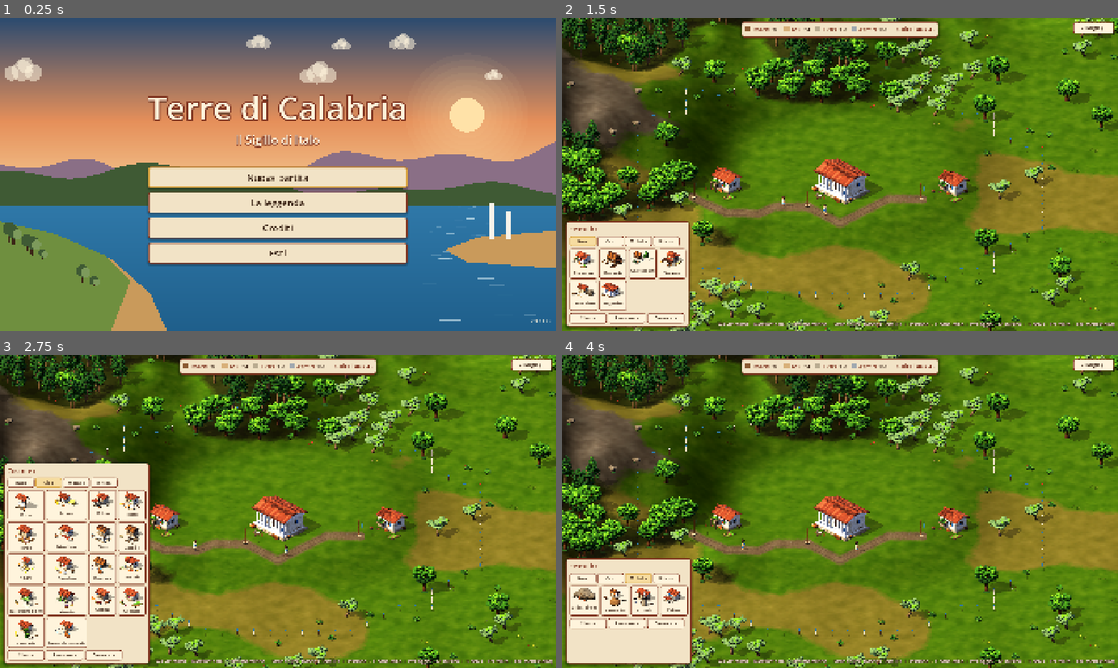
Above: before the commit, frames 1-4 (two rows, left to right).
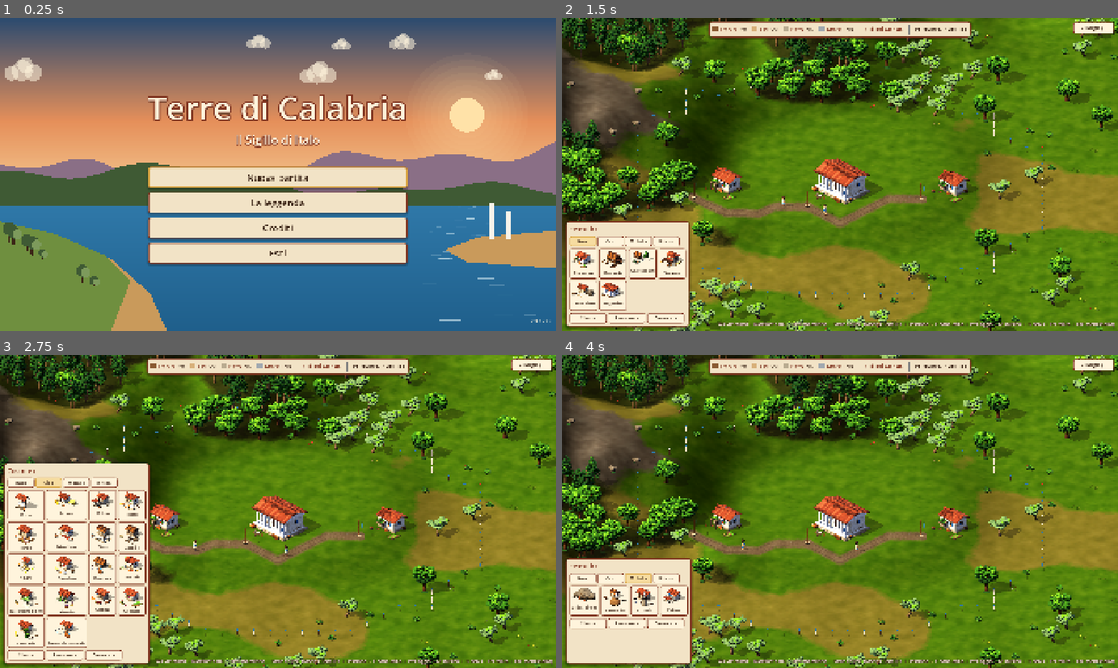
Above: after the commit, the same moments.

Repository: danylbd/terre-di-calabria
Game: Godot game, scene res://src/main/title_screen.tscn
Two runs of this game, one before a commit and one after it. Both use one fixed random seed, a clock stepped at 60 frames per second and the inputs below.
Inputs:
- Up to frame 1 (0.25 s): no input
- Up to frame 2 (1.5 s): click "Nuova partita" at 0.5 s; click "Base" at 1.25 s
- Up to frame 3 (2.75 s): click "Cibo" at 2 s
- Up to frame 4 (4 s): click "Base" at 2.75 s; click "Metallo" at 3.5 s

The runs differ from the first frame. In frame 1, less than 0.1% of the frame differs, in the area x 97-98%, y 96-97%; in frame 2, 1.0%, in the area x 26-74%, y 1-7%; in frame 3, 1.0%; in frame 4, 1.0%.

Commit message:
Step 10: stagioni
- Calendario: primavera, estate, autunno, inverno (5 minuti l'una)
- Crescita stagionale di campi, frutti, alberelli e olive; d'inverno non si
  semina e le api riposano
- Neve sul terreno (shader) e fiocchi, foglie d'autunno e d'inverno per
  castagni e querce, luce stagionale; cicale d'estate, vento d'inverno
- Stagione nella barra e nel pannello del villaggio; calendario salvato
- tools/test/test_stagioni.gd; versione 0.12.0

Co-Authored-By: Claude <noreply@anthropic.com>

Diff:
--- a/project.godot
+++ b/project.godot
@@ -6,7 +6,7 @@
 
 config/name="Terre di Calabria"
 config/description="Gioco di strategia ed economia ambientato in Calabria."
-config/version="0.11.0"
+config/version="0.12.0"
 run/main_scene="res://src/main/title_screen.tscn"
 config/features=PackedStringArray("4.7", "Mobile")
 config/icon="res://icon.svg"
--- a/src/core/salvataggio.gd
+++ b/src/core/salvataggio.gd
@@ -47,7 +47,7 @@
 	var rete: ReteStrade = p.rete
 	var ris: RisorseNaturali = p.risorse
 	var log: Logistica = p.logistica
-	var d := {"versione": VERSIONE, "seme": p.SEME, "tempo": log.tempo, "storia": log.storia,
+	var d := {"versione": VERSIONE, "seme": p.SEME, "tempo": log.tempo, "storia": log.storia, "calendario": p.stagioni.tempo,
 		"scorte": v.scorte, "coloni_liberi": v.coloni_liberi + v.in_cammino,
 		"camera": [p.camera.position.x, p.camera.position.y, p.camera.zoom.x]}
 	# natura
@@ -172,6 +172,8 @@
 	v.scorte = _interi(d["scorte"])
 	v.coloni_liberi = int(d["coloni_liberi"])
 	log.tempo = d["tempo"]
+	p.stagioni.tempo = float(d.get("calendario", 0.0))
+	p.stagioni.prepara(p.terreno, ris, p.stagioni.luce, p.stagioni.fiocchi)
 	log.storia = d["storia"]
 	for m in d["merci"]:
 		var dest: Edificio = vecchi.get(int(m[3]))
--- a/src/mappa/lavoratore.gd
+++ b/src/mappa/lavoratore.gd
@@ -186,6 +186,8 @@
 	if _bersaglio.x >= 0 and risorse.prenota_campo(_bersaglio):
 		return true
 	_semina = true
+	if risorse.stagioni and risorse.stagioni.inverno():
+		return false
 	if risorse.campi_vicini(da, RAGGIO_CAMPI + 1, _coltura) >= MAX_CAMPI:
 		return false
 	_bersaglio = risorse.posto_per_campo(da, RAGGIO_CAMPI, rete)
@@ -247,6 +249,8 @@
 func _lavora_dentro() -> void:
 	var info := CatalogoEdifici.dati(mestiere)
 	var ingressi: Dictionary = info.get("ingressi", {})
+	if mestiere == "apiario" and risorse.stagioni and risorse.stagioni.inverno():
+		return
 	if mestiere == "fabbro":
 		_attrezzo_scelto = logistica.attrezzo_da_fare()
 		if _attrezzo_scelto == "":
--- a/src/mappa/partita.gd
+++ b/src/mappa/partita.gd
@@ -13,6 +13,7 @@
 var villaggio: Villaggio
 var logistica: Logistica
 var risorse: RisorseNaturali
+var stagioni: Stagioni
 
 var menu: MenuCostruzione
 var pannello: PannelloEdificio
@@ -63,6 +64,9 @@
 	risorse = RisorseNaturali.new()
 	add_child(risorse)
 	risorse.prepara(dati, oggetti)
+	stagioni = Stagioni.new()
+	add_child(stagioni)
+	risorse.stagioni = stagioni
 	villaggio.risorse = risorse
 	villaggio.logistica = logistica
 	villaggio.territorio_cambiato.connect(segni.aggiorna)
@@ -82,6 +86,10 @@
 	camera.make_current()
 
 	_crea_interfaccia()
+	stagioni.prepara(terreno, risorse, _crea_luce(), _crea_fiocchi())
+	stagioni.cambiata.connect(func(s: int):
+		barra.aggiorna_stagione(stagioni.nome())
+		_mostra_avviso("Arriva %s" % ["la primavera", "l'estate", "l'autunno", "l'inverno"][s], false))
 	villaggio.scorte_cambiate.connect(func(): barra.aggiorna(villaggio.scorte))
 	villaggio.popolazione_cambiata.connect(func(): barra.aggiorna_coloni(villaggio.popolazione(), villaggio.capacita()))
 	villaggio.territorio_cambiato.connect(func(): barra.aggiorna_coloni(villaggio.popolazione(), villaggio.capacita()))
@@ -96,6 +104,7 @@
 			_mostra_avviso("Il salvataggio non si può leggere: nuova partita", true)
 	barra.aggiorna(villaggio.scorte)
 	barra.aggiorna_coloni(villaggio.popolazione(), villaggio.capacita())
+	barra.aggiorna_stagione(stagioni.nome())
 	Suono.scaletta(["lavoro", "mattino", "sera"] as Array[String])
 	Suono.ambiente("uccelli", -6.0)
 	Suono.ambiente("vento", -12.0)
@@ -454,8 +463,46 @@
 	Suono.ambiente("mare", lerpf(-40.0, -4.0, sqrt(f_mare)))
 	Suono.ambiente("vento", lerpf(-14.0, -5.0, f_roccia))
 	Suono.ambiente("uccelli", lerpf(-5.0, -16.0, maxf(f_mare, f_roccia)))
-	# le cicale cantano nei prati e nelle radure assolate, non sulla spiaggia né in montagna
-	Suono.ambiente("cicale", lerpf(-30.0, -9.0, clampf(prato / float(tot) * 1.5 - f_mare - f_roccia, 0.0, 1.0)))
+	# le cicale cantano d'estate nei prati assolati, non sulla spiaggia né in montagna; d'inverno tira più vento
+	var estate := 1.0 if stagioni.stagione() == Stagioni.ESTATE else (0.3 if stagioni.stagione() == Stagioni.PRIMAVERA else 0.0)
+	Suono.ambiente("cicale", lerpf(-40.0, -9.0, clampf(prato / float(tot) * 1.5 - f_mare - f_roccia, 0.0, 1.0) * estate))
+	if stagioni.inverno():
+		Suono.ambiente("vento", lerpf(-8.0, -3.0, f_roccia))
+		Suono.ambiente("uccelli", -22.0)
+
+
+# --------------------------------------------------------------- stagioni
+
+## Luce generale della mappa (le stagioni la scaldano o la raffreddano); non tocca l'interfaccia.
+func _crea_luce() -> CanvasModulate:
+	var l := CanvasModulate.new()
+	add_child(l)
+	return l
+
+
+## Fiocchi di neve sullo schermo, accesi d'inverno.
+func _crea_fiocchi() -> CPUParticles2D:
+	var strato := CanvasLayer.new()
+	strato.layer = 0
+	add_child(strato)
+	var f := CPUParticles2D.new()
+	f.emitting = false
+	f.amount = 500
+	f.lifetime = 9.0
+	f.preprocess = 9.0
+	f.emission_shape = CPUParticles2D.EMISSION_SHAPE_RECTANGLE
+	f.emission_rect_extents = Vector2(1100, 10)
+	f.position = Vector2(960, -20)
+	f.direction = Vector2(0.15, 1)
+	f.spread = 12.0
+	f.gravity = Vector2(0, 30)
+	f.initial_velocity_min = 60.0
+	f.initial_velocity_max = 120.0
+	f.scale_amount_min = 2.0
+	f.scale_amount_max = 4.5
+	f.color = Color(1, 1, 1, 0.85)
+	strato.add_child(f)
+	return f
 
 
 # --------------------------------------------------------------- interfaccia
@@ -497,6 +544,7 @@
 	pannello_villaggio.villaggio = villaggio
 	pannello_villaggio.logistica = logistica
 	pannello_villaggio.rete = rete
+	pannello_villaggio.stagioni = stagioni
 	strato.add_child(pannello_villaggio)
 	pannello_villaggio.set_anchors_and_offsets_preset(Control.PRESET_TOP_RIGHT, Control.PRESET_MODE_MINSIZE, 70)
 	pannello_villaggio.grow_horizontal = Control.GROW_DIRECTION_BEGIN
--- a/src/mappa/risorse_naturali.gd
+++ b/src/mappa/risorse_naturali.gd
@@ -22,6 +22,7 @@
 
 var dati: DatiMappa
 var oggetti: Node2D
+var stagioni: Stagioni
 var alberi := {}      # Vector2i -> Array[Dictionary] {sprite, specie, crescita (0..3, 3 = adulto), prenotato}
 var rocce := {}       # Vector2i -> {sprite, riserva, prenotata}
 var ulivi := {}       # Vector2i -> Array[Sprite2D]
@@ -393,7 +394,7 @@
 		for a in alberi[c]:
 			if a["crescita"] < 3.0:
 				var prima := int(a["crescita"])
-				a["crescita"] = minf(3.0, a["crescita"] + delta / TEMPO_CRESCITA)
+				a["crescita"] = minf(3.0, a["crescita"] + delta * _fattore("alberi") / TEMPO_CRESCITA)
 				var dopo := int(a["crescita"])
 				if dopo != prima:
 					var s: Sprite2D = a["sprite"]
@@ -404,11 +405,11 @@
 		var campo: Dictionary = campi[c]
 		if campo["crescita"] < 3.0:
 			var prima := int(campo["crescita"])
-			campo["crescita"] = minf(3.0, campo["crescita"] + delta / TEMPO_CAMPO)
+			campo["crescita"] = minf(3.0, campo["crescita"] + delta * _fattore(campo["coltura"]) / TEMPO_CAMPO)
 			if int(campo["crescita"]) != prima:
 				_imposta_fase(campo)
 	for c in _olive_attesa.keys():
-		_olive_attesa[c] -= delta
+		_olive_attesa[c] -= delta * _fattore("olive")
 		if _olive_attesa[c] <= 0.0:
 			_olive_attesa.erase(c)
 	for c in _ripopola_spada.keys():
@@ -441,3 +442,7 @@
 	var s: Sprite2D = campo["sprite"]
 	s.texture = Sprites.texture(nome)
 	s.offset = -Sprites.ancora(nome)
+
+
+func _fattore(coltura: String) -> float:
+	return stagioni.crescita(coltura) if stagioni else 1.0
--- /dev/null
+++ b/src/mappa/stagioni.gd
@@ -0,0 +1,95 @@
+class_name Stagioni
+extends Node
+## Il calendario: quattro stagioni che si susseguono. Decidono quanto crescono campi e frutti,
+## quando si semina, e cambiano l'aspetto della mappa (neve, foglie d'autunno, luce) con dolcezza.
+
+signal cambiata(stagione: int)
+
+enum { PRIMAVERA, ESTATE, AUTUNNO, INVERNO }
+const NOMI := ["Primavera", "Estate", "Autunno", "Inverno"]
+const DURATA := 300.0                # secondi di gioco per ogni stagione
+const PASSAGGIO := 25.0              # secondi in cui i colori sfumano da una stagione all'altra
+
+## quanto crescono le colture in ogni stagione (primavera, estate, autunno, inverno)
+const CRESCITA := {
+	"grano": [1.3, 1.0, 0.6, 0.0], "orto": [1.3, 1.0, 0.6, 0.0],
+	"vite": [0.8, 1.2, 1.0, 0.0], "agrumi": [0.8, 1.2, 1.0, 0.0],
+	"alberi": [1.2, 1.0, 0.7, 0.3], "olive": [0.5, 0.5, 2.0, 1.0],
+}
+## aspetto: neve sul terreno, foglie di castagni e querce, luce generale
+const NEVE := [0.0, 0.0, 0.0, 1.0]
+const FOGLIE := [Color(1, 1, 1), Color(1.05, 1.02, 0.92), Color(1.25, 0.82, 0.5), Color(0.72, 0.62, 0.55)]
+const LUCE := [Color(1, 1, 1), Color(1.05, 1.0, 0.92), Color(1.04, 0.96, 0.88), Color(0.9, 0.94, 1.04)]
+const SPECIE_DECIDUE := ["castagno", "quercia"]
+
+var tempo := 0.0                     # secondi dall'inizio della partita
+var terreno: Terreno
+var risorse: RisorseNaturali
+var luce: CanvasModulate
+var fiocchi: CPUParticles2D
+var _stagione := PRIMAVERA
+var _ritocco := 0.0
+
+
+func prepara(t: Terreno, r: RisorseNaturali, l: CanvasModulate, f: CPUParticles2D) -> void:
+	terreno = t
+	risorse = r
+	luce = l
+	fiocchi = f
+	_stagione = stagione()
+	_applica_aspetto(true)
+
+
+func stagione() -> int:
+	return int(tempo / DURATA) % 4
+
+
+func anno() -> int:
+	return int(tempo / (DURATA * 4)) + 1
+
+
+func nome() -> String:
+	return "%s · anno %d" % [NOMI[stagione()], anno()]
+
+
+func inverno() -> bool:
+	return stagione() == INVERNO
+
+
+## Moltiplicatore della crescita di una coltura (grano, orto, vite, agrumi, alberi, olive).
+func crescita(coltura: String) -> float:
+	return CRESCITA.get(coltura, [1.0, 1.0, 1.0, 1.0])[stagione()]
+
+
+func _process(delta: float) -> void:
+	tempo += delta
+	var s := stagione()
+	if s != _stagione:
+		_stagione = s
+		cambiata.emit(s)
+	_ritocco -= delta
+	if _ritocco <= 0.0:
+		_ritocco = 0.5
+		_applica_aspetto(false)
+
+
+## Mescola l'aspetto della stagione precedente con quella attuale durante il passaggio.
+func _applica_aspetto(subito: bool) -> void:
+	var s := stagione()
+	var prima := (s + 3) % 4
+	var f := 1.0 if subito else clampf(fmod(tempo, DURATA) / PASSAGGIO, 0.0, 1.0)
+	if tempo < DURATA:
+		f = 1.0
+	var neve := lerpf(NEVE[prima], NEVE[s], f)
+	if terreno and terreno.material:
+		(terreno.material as ShaderMaterial).set_shader_parameter("neve", neve)
+	if luce:
+		luce.color = (LUCE[prima] as Color).lerp(LUCE[s], f)
+	if fiocchi:
+		fiocchi.emitting = neve > 0.3
+	if risorse:
+		var colore: Color = (FOGLIE[prima] as Color).lerp(FOGLIE[s], f)
+		for c in risorse.alberi:
+			for a in risorse.alberi[c]:
+				if a["specie"] in SPECIE_DECIDUE and a["crescita"] >= 3.0:
+					(a["sprite"] as CanvasItem).self_modulate = colore
--- a/src/mappa/terreno.gdshader
+++ b/src/mappa/terreno.gdshader
@@ -21,6 +21,7 @@
 uniform float tempo_fisso = -1.0;   // per le foto di prova; -1 = usa TIME
 uniform float saturazione = 1.18;
 uniform float contrasto = 1.08;
+uniform float neve = 0.0;          // 0..1: d'inverno la neve copre la terra (non il mare)
 
 varying vec2 coord;
 varying float luce;
@@ -61,6 +62,14 @@
 	col += wb.z * texture(t_terra, tc).rgb;
 	col += wb.w * texture(t_secco, tc).rgb;
 
+	// neve d'inverno: copre prima i pendii alti e lascia scoperte chiazze irregolari
+	if (neve > 0.001) {
+		float chiazze = texture(rumore, coord * 0.05 + vec2(0.13, 0.71)).r;
+		float copre = clamp(neve * 1.6 - chiazze * 0.9 - wa.z * 0.6, 0.0, 1.0);
+		vec3 bianco = texture(t_neve, tc).rgb * vec3(0.97, 0.99, 1.04);
+		col = mix(col, bianco * (1.0 - wb.y), copre * (1.0 - wb.y));
+	}
+
 	// mare: due strati che scorrono, riflessi e schiuma a riva
 	vec3 mare = texture(t_acqua, tc * 0.6 + vec2(t * 0.006, t * 0.004)).rgb * 0.55
 	          + texture(t_acqua, tc * 1.1 - vec2(t * 0.009, -t * 0.003)).rgb * 0.45;
--- a/src/ui/barra_risorse.gd
+++ b/src/ui/barra_risorse.gd
@@ -13,6 +13,7 @@
 var _etichette := {}
 var _scatole := {}
 var _coloni: Label
+var _stagione: Label
 
 
 func _ready() -> void:
@@ -48,6 +49,11 @@
 	_coloni.mouse_filter = Control.MOUSE_FILTER_STOP
 	riga.add_child(VSeparator.new())
 	riga.add_child(_coloni)
+	_stagione = Label.new()
+	_stagione.add_theme_font_size_override("font_size", 20)
+	_stagione.add_theme_color_override("font_color", Palette.INCHIOSTRO)
+	riga.add_child(VSeparator.new())
+	riga.add_child(_stagione)
 
 
 func aggiorna(scorte: Dictionary) -> void:
@@ -70,6 +76,11 @@
 		_ricentra.call_deferred()
 
 
+func aggiorna_stagione(testo: String) -> void:
+	_stagione.text = testo
+	_ricentra.call_deferred()
+
+
 func aggiorna_coloni(popolazione: int, capacita: int) -> void:
 	_coloni.text = "Coloni %d / %d" % [popolazione, capacita]
 	_ricentra.call_deferred()
--- a/src/ui/pannello_villaggio.gd
+++ b/src/ui/pannello_villaggio.gd
@@ -14,6 +14,7 @@
 var villaggio: Villaggio
 var logistica: Logistica
 var rete: ReteStrade
+var stagioni: Stagioni
 var _testo: RichTextLabel
 var _aggiorna := 0.0
 
@@ -65,6 +66,8 @@
 func _riempi() -> void:
 	var v := villaggio
 	var righe := []
+	if stagioni:
+		righe.append("[b]%s[/b]%s" % [stagioni.nome(), "  —  d'inverno i campi non crescono e non si semina" if stagioni.inverno() else ""])
 	var case := v.edifici.values().filter(func(e): return e.tipo == "casa_greca" and e.finito).size()
 	righe.append("[b]Popolazione: %d[/b] su %d posti  (%d abitazioni)" % [v.popolazione(), v.capacita(), case])
 	righe.append("Coloni liberi %d  ·  portatori %d  ·  lavoratori %d%s" % [v.coloni_liberi, rete.portatori(), v.lavoratori(),
--- /dev/null
+++ b/tools/test/test_stagioni.gd
@@ -0,0 +1,181 @@
+extends SceneTree
+## Test automatico dello step 10 (stagioni): calendario, campi fermi d'inverno e niente semina,
+## neve e fiocchi, foglie d'autunno, il calendario nel salvataggio.
+## Uso: godot --headless --path . --script tools/test/test_stagioni.gd
+## (FOTO=file.png senza --headless: screenshot d'inverno e d'autunno)
+
+const VELOCITA := 8.0
+const FILE := "user://test_stagioni.json"
+
+var p: Node2D
+var errori := 0
+
+
+func _initialize() -> void:
+	p = load("res://src/mappa/partita.tscn").instantiate()
+	root.add_child(p)
+	_prova.call_deferred()
+
+
+func _prova() -> void:
+	await process_frame
+	var v: Villaggio = p.villaggio
+	var ris: RisorseNaturali = p.risorse
+	var st: Stagioni = p.stagioni
+	var d: DatiMappa = p.dati
+	var mag: Edificio = null
+	for e in v.edifici.values():
+		if e.tipo == "magazzino":
+			mag = e
+	_controlla(st.stagione() == Stagioni.PRIMAVERA and st.anno() == 1, "si parte in primavera, anno 1 (%s)" % st.nome())
+	_controlla(p.barra._stagione.text == st.nome(), "la barra mostra la stagione")
+
+	# inverno: la fattoria non semina, i campi non crescono, nevica
+	st.tempo = Stagioni.DURATA * 3 + 30.0
+	await create_timer(1.0).timeout
+	_controlla(st.inverno(), "salto all'inverno (%s)" % st.nome())
+	var neve: float = (p.terreno.material as ShaderMaterial).get_shader_parameter("neve")
+	_controlla(neve > 0.9, "la neve copre il terreno (%.2f)" % neve)
+	_controlla(st.fiocchi.emitting, "cadono i fiocchi")
+	var c_prova := Vector2i(-1, -1)
+	for y in range(mag.casella.y + 5, mag.casella.y + 9):
+		for x in range(mag.casella.x - 4, mag.casella.x + 4):
+			if c_prova.x < 0 and d.occupante(x, y) == 0 and d.tipo(x, y) == DatiMappa.Terreno.PRATO and not p.rete.strada.has(Vector2i(x, y)):
+				c_prova = Vector2i(x, y)
+	ris.semina(c_prova, "grano")
+	var fatt := _piazza("fattoria", func(f): return _prato_libero(f, 4) - Vector2(f - mag.bandiera).length() * 0.3)
+	Engine.time_scale = VELOCITA
+	await create_timer(150.0).timeout
+	Engine.time_scale = 1.0
+	_controlla(st.inverno(), "ancora inverno")
+	_controlla(ris.campi[c_prova]["crescita"] == 0.0, "d'inverno il grano non cresce")
+	_controlla(fatt.finito and fatt.lavoratore != null, "la fattoria è finita e ha il contadino")
+	_controlla(ris.campi_vicini(fatt.bandiera, 5, "grano") <= 1, "d'inverno il contadino non semina")
+	var foto := OS.get_environment("FOTO")
+	if foto != "":
+		p.camera.position = d.a_schermo(mag.centro().x, mag.centro().y)
+		for k in 20:
+			await process_frame
+		root.get_viewport().get_texture().get_image().save_png(foto.get_basename() + "_inverno.png")
+
+	# primavera dell'anno 2: si semina e si cresce, la neve se ne va
+	Engine.time_scale = VELOCITA
+	await create_timer(140.0).timeout
+	_controlla(st.stagione() == Stagioni.PRIMAVERA and st.anno() == 2, "torna la primavera, anno 2 (%s)" % st.nome())
+	await create_timer(60.0).timeout
+	Engine.time_scale = 1.0
+	_controlla(ris.campi[c_prova]["crescita"] > 0.5, "in primavera il grano cresce (%.2f)" % ris.campi[c_prova]["crescita"])
+	_controlla(ris.campi_vicini(fatt.bandiera, 5, "grano") > 1, "in primavera il contadino semina")
+	neve = (p.terreno.material as ShaderMaterial).get_shader_parameter("neve")
+	_controlla(neve < 0.1 and not st.fiocchi.emitting, "la neve si è sciolta")
+
+	# autunno: castagni e querce cambiano colore
+	st.tempo = Stagioni.DURATA * 6 + 60.0
+	await create_timer(1.0).timeout
+	var arancio := false
+	for c in ris.alberi:
+		for a in ris.alberi[c]:
+			if a["specie"] == "castagno" and a["crescita"] >= 3.0 and (a["sprite"] as CanvasItem).self_modulate.b < 0.7:
+				arancio = true
+	_controlla(arancio, "d'autunno i castagni ingialliscono")
+	if foto != "":
+		for k in 20:
+			await process_frame
+		root.get_viewport().get_texture().get_image().save_png(foto.get_basename() + "_autunno.png")
+		print("Screenshot salvati")
+
+	# il calendario si salva
+	var t := st.tempo
+	Salvataggio.salva(p, FILE)
+	p.queue_free()
+	await process_frame
+	Salvataggio.da_caricare = FILE
+	p = load("res://src/mappa/partita.tscn").instantiate()
+	root.add_child(p)
+	await process_frame
+	await process_frame
+	_controlla(absf(p.stagioni.tempo - t) < 1.0 and p.stagioni.stagione() == Stagioni.AUTUNNO, "il calendario sopravvive al salvataggio (%s)" % p.stagioni.nome())
+	DirAccess.remove_absolute(ProjectSettings.globalize_path(FILE))
+	_fine()
+
+
+func _fine() -> void:
+	print("RISULTATO: %s (%d errori)" % ["OK" if errori == 0 else "FALLITO", errori])
+	Engine.time_scale = 1.0
+	quit(1 if errori > 0 else 0)
+
+
+func _controlla(ok: bool, cosa: String) -> void:
+	print(("  ok  " if ok else "  NO  ") + cosa)
+	if not ok:
+		errori += 1
+
+
+## Caselle libere di prato vicino alla bandierina (spazio per i campi).
+func _prato_libero(f: Vector2i, raggio: int) -> float:
+	var d: DatiMappa = p.dati
+	var n := 0
+	for y in range(f.y - raggio, f.y + raggio + 1):
+		for x in range(f.x - raggio, f.x + raggio + 1):
+			if d.dentro(x, y) and d.nel_territorio(x, y) and d.occupante(x, y) == 0 \
+					and d.tipo(x, y) in [DatiMappa.Terreno.PRATO, DatiMappa.Terreno.SECCO, DatiMappa.Terreno.TERRA]:
+				n += 1
+	return n
+
+
+func _distanza_acqua(f: Vector2i) -> float:
+	var d: DatiMappa = p.dati
+	var migliore := 99.0
+	for y in range(f.y - 20, f.y + 21):
+		for x in range(f.x - 20, f.x + 21):
+			if d.dentro(x, y) and d.tipo(x, y) == DatiMappa.Terreno.ACQUA:
+				migliore = minf(migliore, Vector2(Vector2i(x, y) - f).length())
+	return migliore
+
+
+func _conta_acqua(f: Vector2i, raggio: int) -> float:
+	var d: DatiMappa = p.dati
+	var n := 0
+	for y in range(f.y - raggio, f.y + raggio + 1):
+		for x in range(f.x - raggio, f.x + raggio + 1):
+			if d.dentro(x, y) and d.tipo(x, y) == DatiMappa.Terreno.ACQUA:
+				n += 1
+	return mini(n, 12)
+
+
+## Cerca la casella migliore (secondo "punteggio" della sua bandierina) dove il tipo si può
+## costruire e collegare con una strada a una bandierina già esistente; lo costruisce.
+func _piazza(tipo: String, punteggio: Callable, gia_finito := false) -> Edificio:
+	var v: Villaggio = p.villaggio
+	var rete: ReteStrade = p.rete
+	var d: DatiMappa = p.dati
+	var candidati := []
+	for y in d.altezza:
+		for x in d.larghezza:
+			var c := Vector2i(x, y)
+			if not d.nel_territorio(x, y) or not v.puo_costruire(tipo, c):
+				continue
+			var s: int = CatalogoEdifici.dati(tipo)["taglia"]
+			var f := Vector2i(c.x + (s - 1) / 2, c.y + s)
+			candidati.append([punteggio.call(f), c, f])
+	candidati.sort_custom(func(a, b): return a[0] > b[0])
+	for k in mini(candidati.size(), 60):
+		var c: Vector2i = candidati[k][1]
+		var f: Vector2i = candidati[k][2]
+		if not v.puo_costruire(tipo, c):
+			continue
+		var e := v.costruisci(tipo, c, gia_finito)
+		if e == null:
+			continue
+		var bandiere: Array = rete.bandiere.keys().filter(func(b): return b != f)
+		bandiere.sort_custom(func(a, b): return Vector2(a - f).length() < Vector2(b - f).length())
+		for b in bandiere:
+			var perc := rete.trova_percorso(b, f)
+			if not perc.is_empty() and rete.costruisci_strada(perc):
+				break
+		if rete.collegata(e.bandiera):
+			print("%s in %s (bandierina %s, punteggio %.1f)" % [tipo, c, f, candidati[k][0]])
+			return e
+		v.demolisci(e)
+	print("Impossibile piazzare ", tipo)
+	return null
Binary file added: docs/immagini/step10_autunno.png
Binary file added: docs/immagini/step10_inverno.png
Not shown, changed: export_presets.cfg
Not shown, added: src/mappa/stagioni.gd.uid
Not shown, added: tools/test/test_stagioni.gd.uid
Not shown, changed: CLAUDE.md
Not shown, changed: docs/diario-automatico.md
Not shown, changed: docs/roadmap.md
